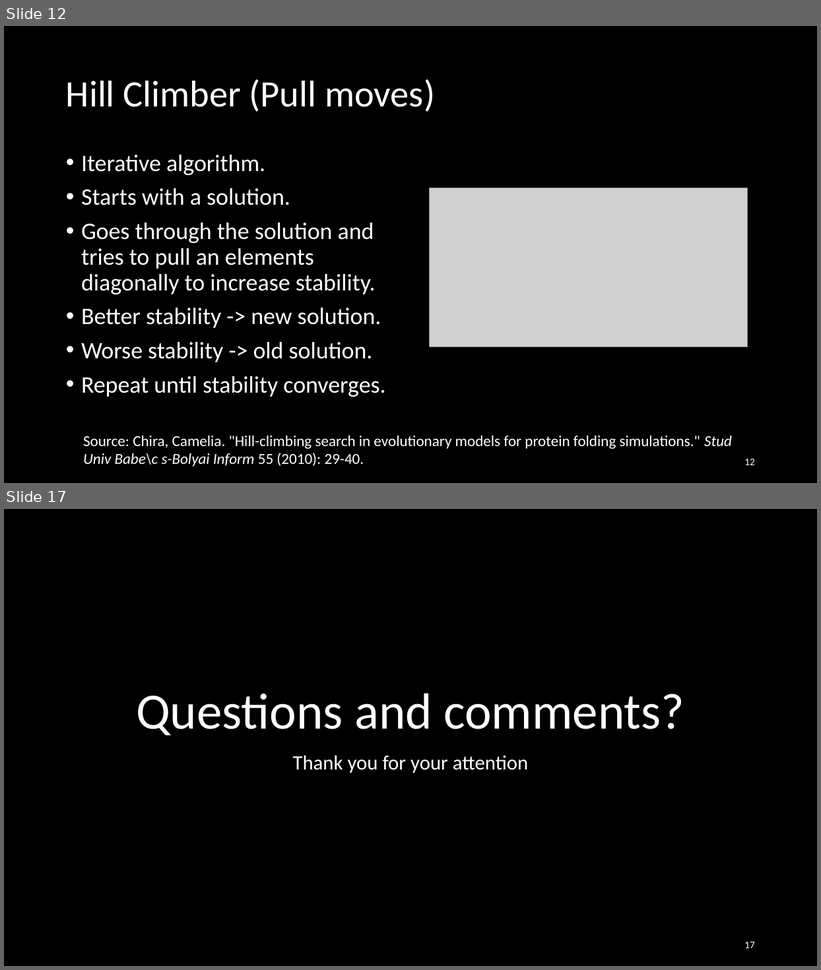
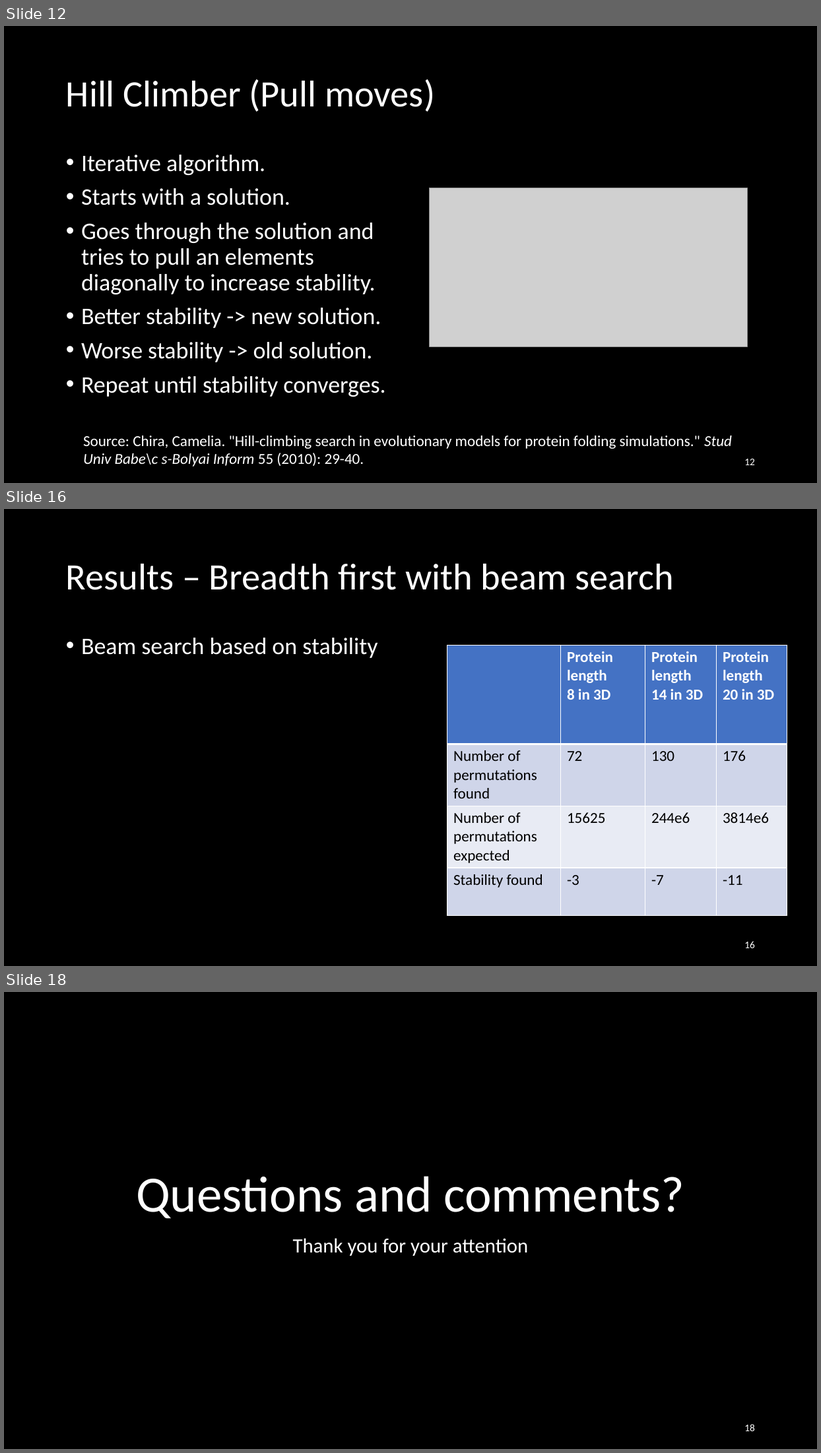
Before and after one commit to Loek21/Protein-Pow-d-er, a slide deck: Documentation/PPP, Week 2, Meeting 1.pptx. Shown one above the other, each under a label of ours: slides 12 and 17 before the commit, slides 12, 16 and 18 after it; the slides between them are not shown. The pictures are 821x970 and 821x1453 pixels, drawn with LibreOffice and Linux fonts; fonts in the diff are those of the drawing; grey boxes stand for pictures. Boxes give left, top, right and bottom in pixels: in the first picture for what was removed or moved away, otherwise in the second. Text is boxed around its words. In the diff, an @@ line names an element or a change of style, - is before the commit and + after.

```diff
--- a/Documentation/PPP, Week 2, Meeting 1.pptx
+++ b/Documentation/PPP, Week 2, Meeting 1.pptx
@@ slide 16 added at bbox=[4, 509, 817, 966], background #000000 @@
@@ title added at bbox=[66, 563, 674, 590], 44 pt, text #FFFFFF @@
+Results – Breadth first with beam search
@@ text added at bbox=[81, 638, 378, 658], 28 pt, text #FFFFFF @@
+• Beam search based on stability
@@ table added at bbox=[448, 645, 788, 912], 4 rows, 4 columns @@
+ | Protein length / 8 in 3D | Protein length / 14 in 3D | Protein length / 20 in 3D
+Number of permutations / found | 72 | 130 | 176
+Number of permutations / expected | 15625 | 244e6 | 3814e6
+Stability found | -3 | -7 | -11
@@ page number added at bbox=[745, 941, 755, 949], 12 pt, text #FFFFFF @@
+16
@@ what was slide 17 is now slide 18 @@
@@ page number at bbox=[745, 1424, 755, 1432]: text changed @@
-17
+18
```
Also in this commit, not shown: 3 slides changed, 1 other slide added, 1 slide removed, 1 other file.
